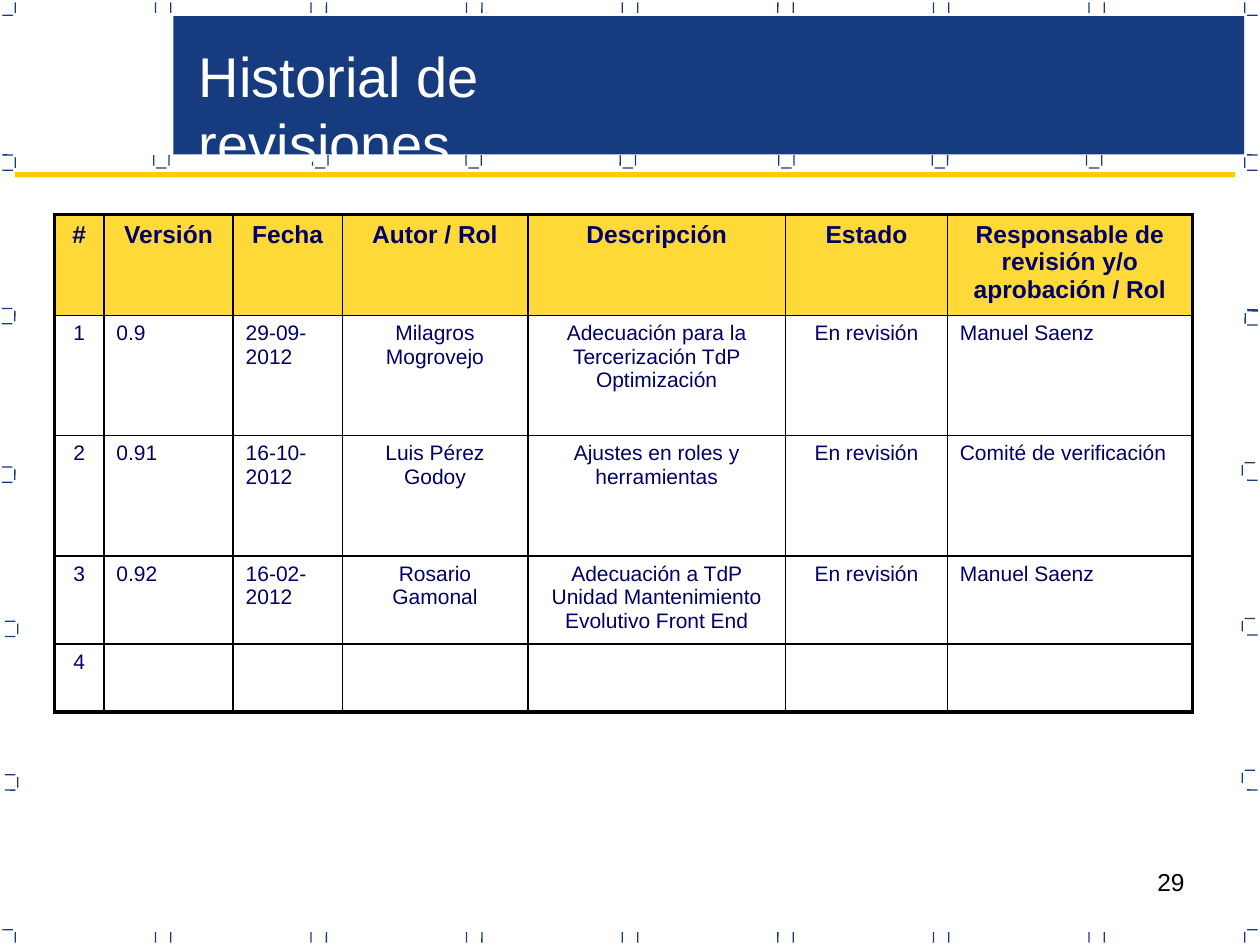
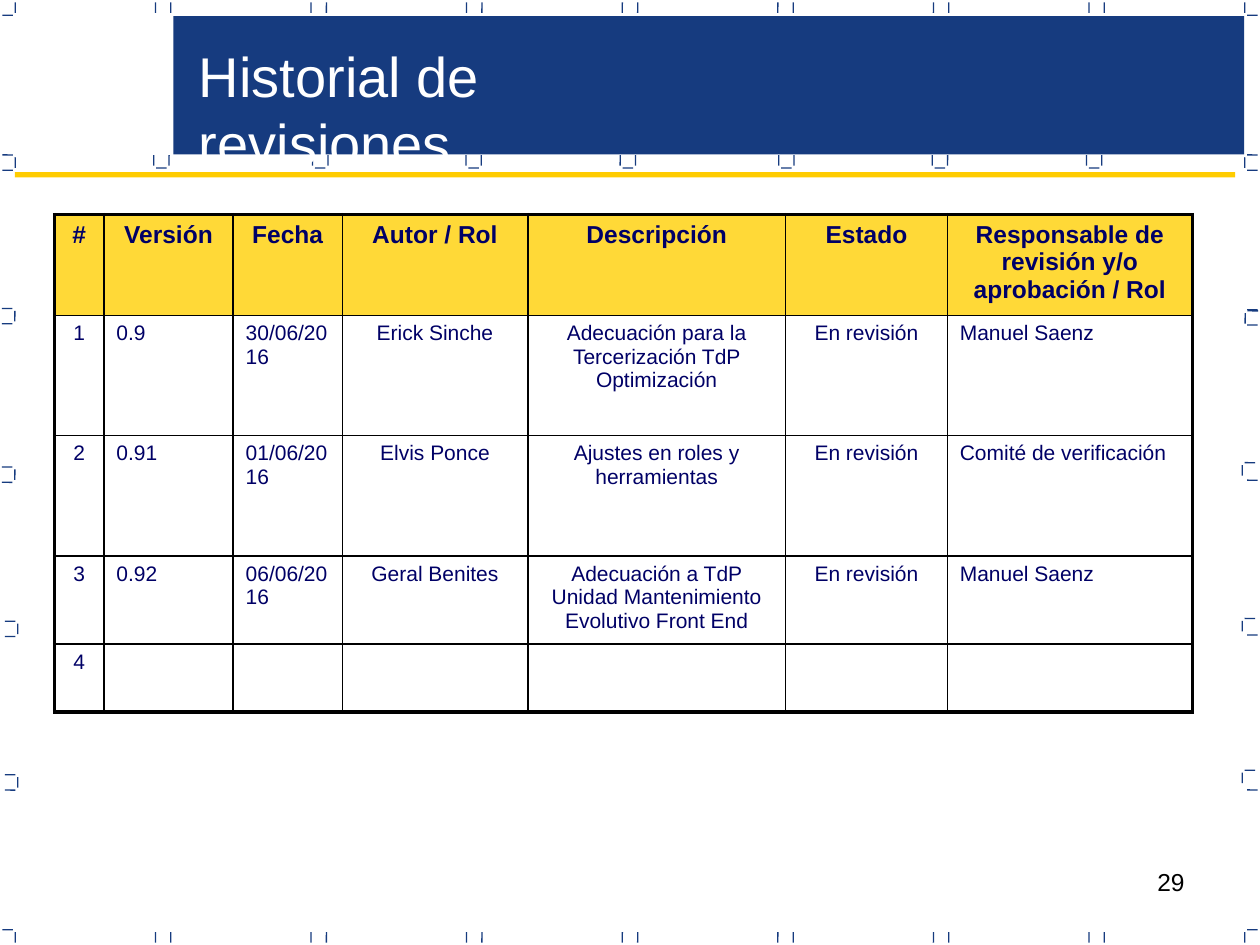
Before and after one commit to yoelkill/BarrioKing, a slide deck: slide 29 of Repositorio BarrioKing/Area Proceso CM/Proceso de Gestion de Configuracion-CM.pptx. Drawn at 1260x945 pixels with LibreOffice and Linux fonts; fonts in the diff are those of the drawing. Boxes give left, top, right and bottom in pixels: in the first picture for what was removed or moved away, otherwise in the second. Text is boxed around its words. In the diff, an @@ line names an element or a change of style, - is before the commit and + after.

```diff
--- a/Repositorio BarrioKing/Area Proceso CM/Proceso de Gestion de Configuracion-CM.pptx
+++ b/Repositorio BarrioKing/Area Proceso CM/Proceso de Gestion de Configuracion-CM.pptx
@@ table at (54,214,1193,712) @@
-row 2, column 3: 29-09-2012
+row 2, column 3: 30/06/2016
-row 2, column 4: Milagros Mogrovejo
+row 2, column 4: Erick Sinche
-row 3, column 3: 16-10-2012
+row 3, column 3: 01/06/2016
-row 3, column 4: Luis Pérez Godoy
+row 3, column 4: Elvis Ponce
-row 4, column 3: 16-02-2012
+row 4, column 3: 06/06/2016
-row 4, column 4: Rosario Gamonal
+row 4, column 4: Geral Benites
```
Also in this commit, not shown: 1 other slide changed.
